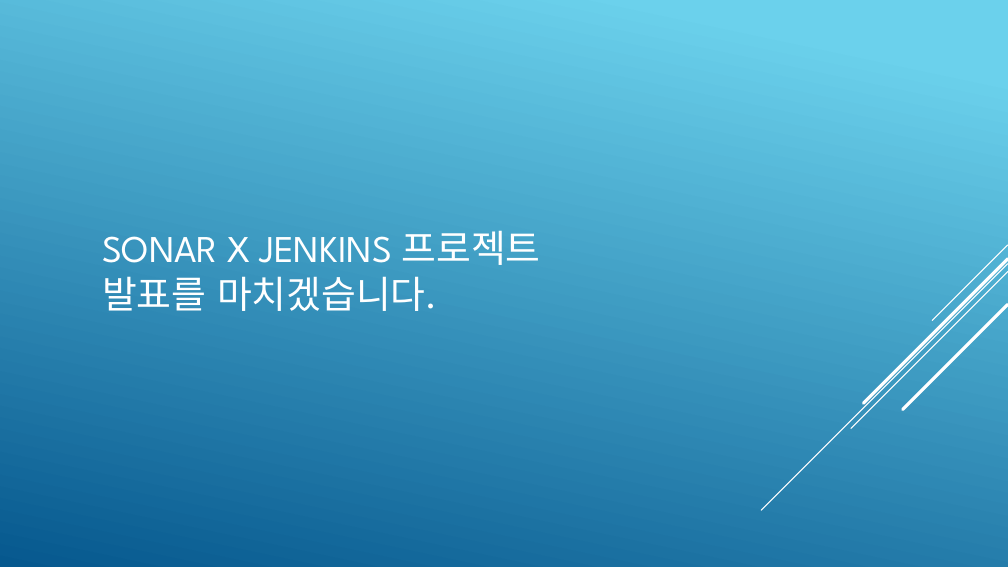
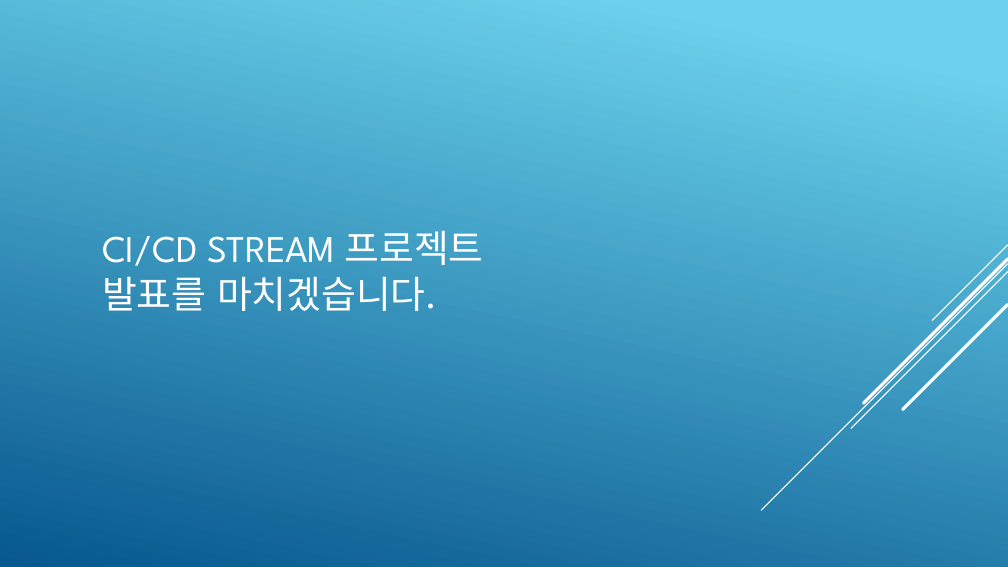
Before and after one commit to KimJeongHoon190/First_Project, a slide deck: slide 16 of 제출자료/최종 발표 프레젠테이션(김정훈).pptx (slide 11 before the commit). Drawn at 1008x567 pixels with LibreOffice and Linux fonts; fonts in the diff are those of the drawing. Boxes give left, top, right and bottom in pixels: in the first picture for what was removed or moved away, otherwise in the second. Text is boxed around its words. In the diff, an @@ line names an element or a change of style, - is before the commit and + after.

```diff
--- a/제출자료/최종 발표 프레젠테이션(김정훈).pptx
+++ b/제출자료/최종 발표 프레젠테이션(김정훈).pptx
@@ title at (102, 230, 484, 311): text changed @@
-SONAR X JENKINS 프로젝트
-발표를 마치겠습니다.
+CI/CD STREAM 프로젝트
+발표를 마치겠습니다.
```
Also in this commit, not shown: 7 other slides changed, 5 slides added, 3 other files.
